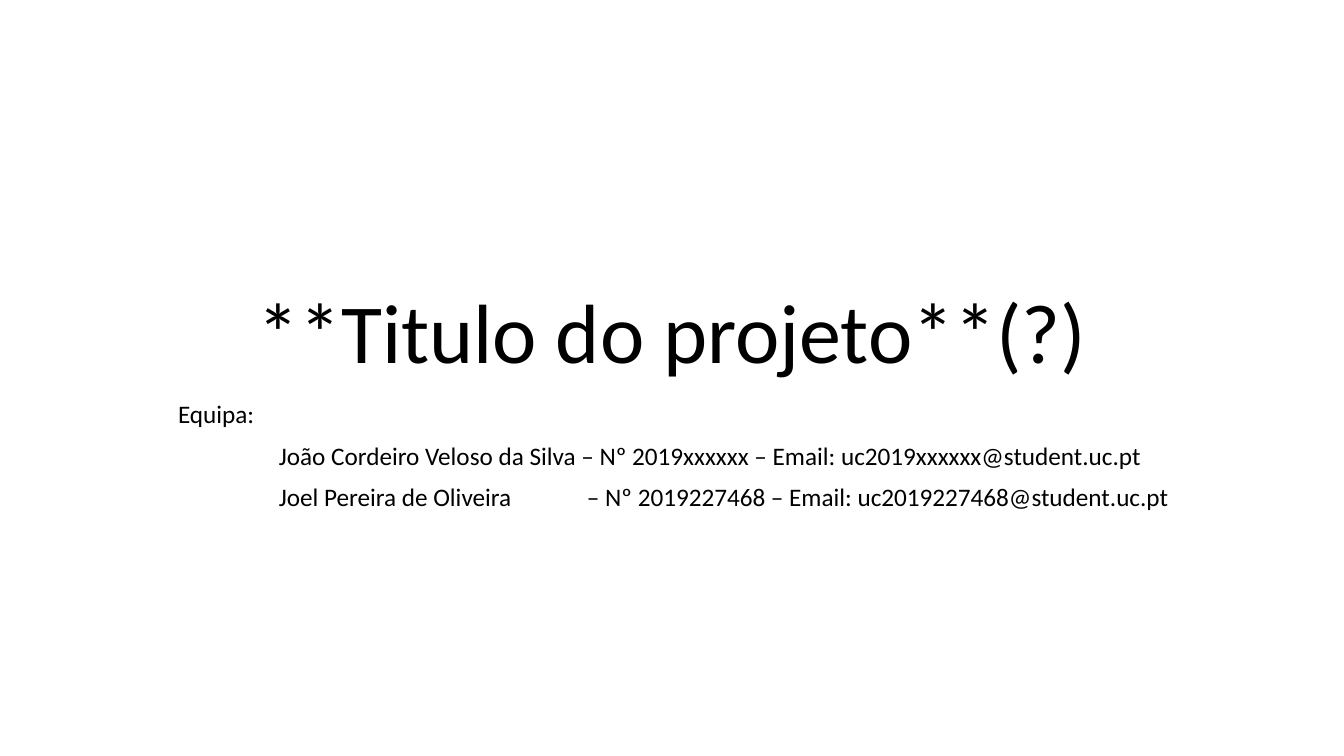
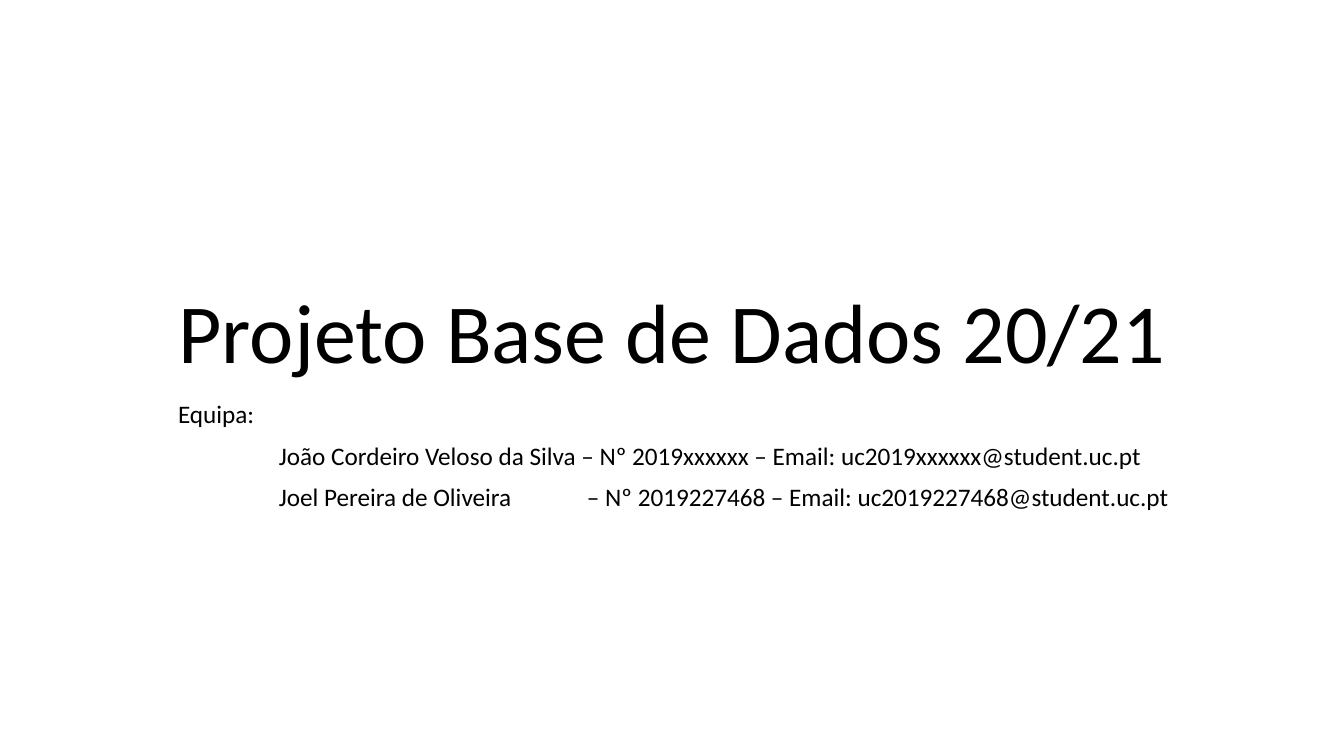
Before and after one commit to joelpoliveira/PROJETO-BD, a slide deck: slide 1 of ApresentacaoProjetoBD.pptx. Drawn at 1344x756 pixels with LibreOffice and Linux fonts; fonts in the diff are those of the drawing. Boxes give left, top, right and bottom in pixels: in the first picture for what was removed or moved away, otherwise in the second. Text is boxed around its words. In the diff, an @@ line names an element or a change of style, - is before the commit and + after.

```diff
--- a/ApresentacaoProjetoBD.pptx
+++ b/ApresentacaoProjetoBD.pptx
@@ title at box(178, 304, 1165, 378): text changed @@
-**Titulo do projeto**(?)
+Projeto Base de Dados 20/21
```
Also in this commit, not shown: 1 other slide changed, 4 slides added, 1 other file.
